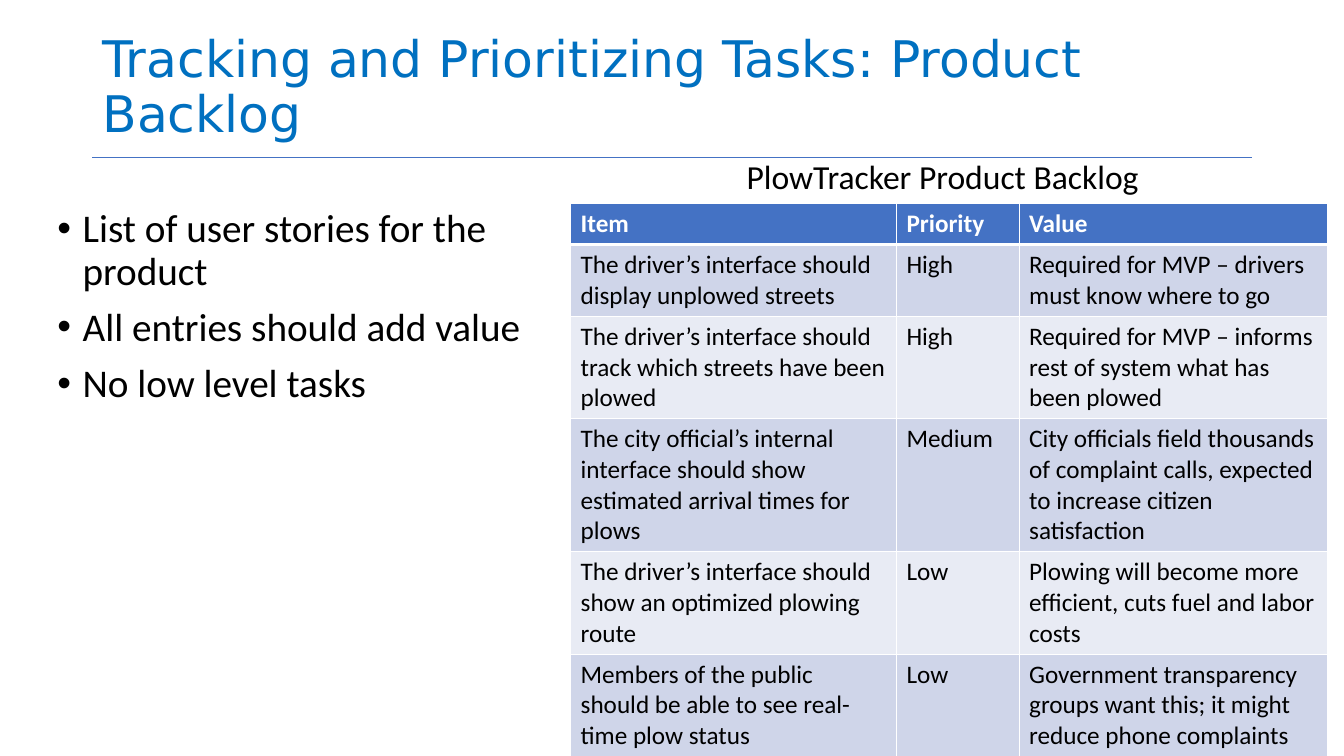
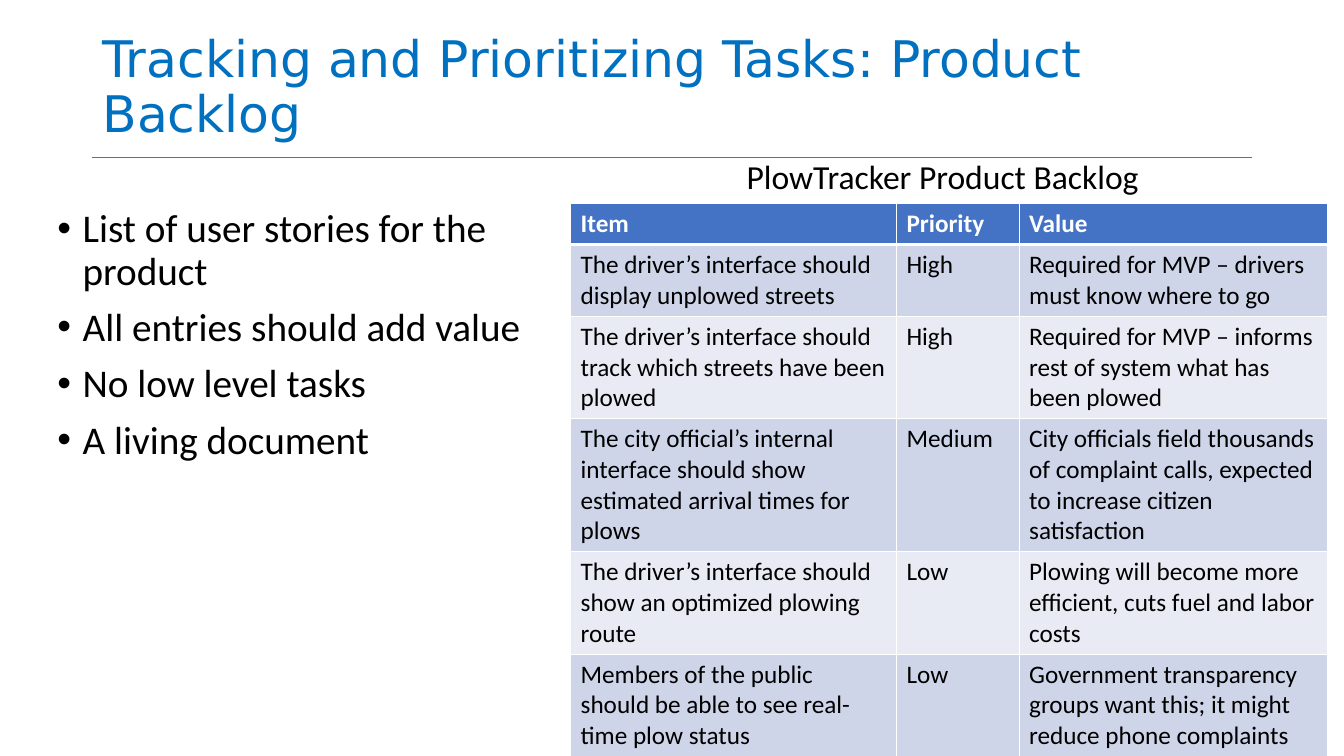
Before and after one commit to neu-se/CS4530-Spring-2023, a slide deck: slide 5 of Slides/Module 06.2 Agile Planning and Estimation.pptx (slide 6 before the commit). Drawn at 1344x756 pixels with LibreOffice and Linux fonts; fonts in the diff are those of the drawing. Boxes give left, top, right and bottom in pixels: in the first picture for what was removed or moved away, otherwise in the second. Text is boxed around its words. In the diff, an @@ line names an element or a change of style, - is before the commit and + after.

```diff
--- a/Slides/Module 06.2 Agile Planning and Estimation.pptx
+++ b/Slides/Module 06.2 Agile Planning and Estimation.pptx
@@ text at (83, 426, 369, 461): paragraph added @@
+• A living document
```
Also in this commit, not shown: 3 other slides changed, 2 slides added, 2 slides removed.
